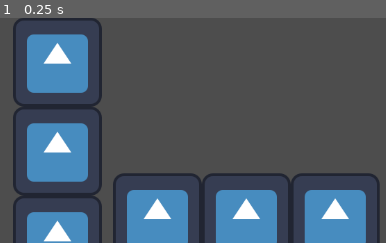
Above: before the commit, frame 1.
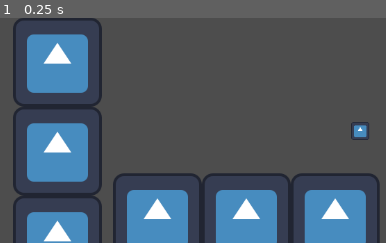
Above: after the commit, the same moment.

Repository: MichaelRRyan/ggj2024
Game: Godot game, scene res://test_level.tscn
Two runs of this game, one before a commit and one after it. Both use one fixed random seed, a clock stepped at 60 frames per second and the inputs below. This scene is started directly instead of the project's main scene. The engine's default icon, where the game draws it, is replaced by a stand-in: a white triangle on a blue panel in a dark square.
Inputs:
- Up to frame 1 (0.25 s): no input
The pictures show only the part of the screen within x 50-100%, y 40-90%; the shares and areas given below are measured in that part.

The runs differ from the first frame. In frame 1, 0.3% of the frame differs, in the area x 90-96%, y 46-55%.

Commit message:
added interaction area
minion stops once it reaches a tree

Diff:
--- a/Characters/basic-minion.gd
+++ b/Characters/basic-minion.gd
@@ -7,6 +7,7 @@
 var fall_strength : int = 0;
 @export var fall_dmg_thershold : float = 20.0
 @export var fall_dmg_ratio : float = 1.0
+var is_interacting : bool = false
 var has_task : bool = false
 var has_axe : bool = false
 var is_moving : bool = true
@@ -48,7 +49,7 @@
 	else:
 		direction = 0
 
-	if has_task && not has_target:
+	if has_task && not has_target && not is_interacting:
 		if random_number >= 0.0:
 			direction = 1
 		else:
@@ -64,18 +65,29 @@
 	move_and_slide()
 
 func _on_view_body_entered(body):
-	if body.is_in_group("tree"):
-		has_target = true
-		has_task = true
-		target_x = body.get_global_position().x
-		print(target_x)
+	if not is_interacting:
+		if body.is_in_group("tree"):
+			has_target = true
+			has_task = true
+			target_x = body.get_global_position().x
+			print(target_x)
 	pass # Replace with function body.
 
 
 func _on_timer_idle_timeout():
 	if not has_target:
-		has_task = not has_task
-		random_number = rng.randf_range(-1.0, 1.0)
+		if not is_interacting:
+			has_task = not has_task
+			random_number = rng.randf_range(-1.0, 1.0)
 
 
 	pass # Replace with function body.
+
+
+func _on_interact_range_body_entered(body):
+	if has_target:
+		has_target = false
+		is_interacting = true
+		has_task = true
+		direction = 0
+	pass # Replace with function body.
--- a/Characters/basic-minion.tscn
+++ b/Characters/basic-minion.tscn
@@ -8,7 +8,10 @@
 size = Vector2(128, 128)
 
 [sub_resource type="RectangleShape2D" id="RectangleShape2D_ruxlq"]
-size = Vector2(1617.5, 1449.5)
+size = Vector2(1067.75, 1075.75)
+
+[sub_resource type="RectangleShape2D" id="RectangleShape2D_qvyu1"]
+size = Vector2(210.25, 187.75)
 
 [node name="Minion" type="CharacterBody2D"]
 script = ExtResource("1_gve4a")
@@ -26,9 +29,15 @@
 [node name="ViewCollisionShape2D" type="CollisionShape2D" parent="View"]
 shape = SubResource("RectangleShape2D_ruxlq")
 
+[node name="InteractRange" type="Area2D" parent="."]
+
+[node name="CollisionShape2D" type="CollisionShape2D" parent="InteractRange"]
+shape = SubResource("RectangleShape2D_qvyu1")
+
 [node name="TimerIdle" type="Timer" parent="."]
 script = ExtResource("3_buowj")
 
 [connection signal="body_entered" from="View" to="." method="_on_view_body_entered"]
+[connection signal="body_entered" from="InteractRange" to="." method="_on_interact_range_body_entered"]
 [connection signal="timeout" from="TimerIdle" to="." method="_on_timer_idle_timeout"]
 [connection signal="timeout" from="TimerIdle" to="TimerIdle" method="_on_timeout"]
--- a/test_level.tscn
+++ b/test_level.tscn
@@ -237,4 +237,4 @@
 jump_velocity = -200.0
 
 [node name="tree" parent="." instance=ExtResource("3_xvfbe")]
-position = Vector2(1450, 274)
+position = Vector2(1076, 419)
Not shown: 1 places in Characters/basic-minion.tscn that only renumber resources
